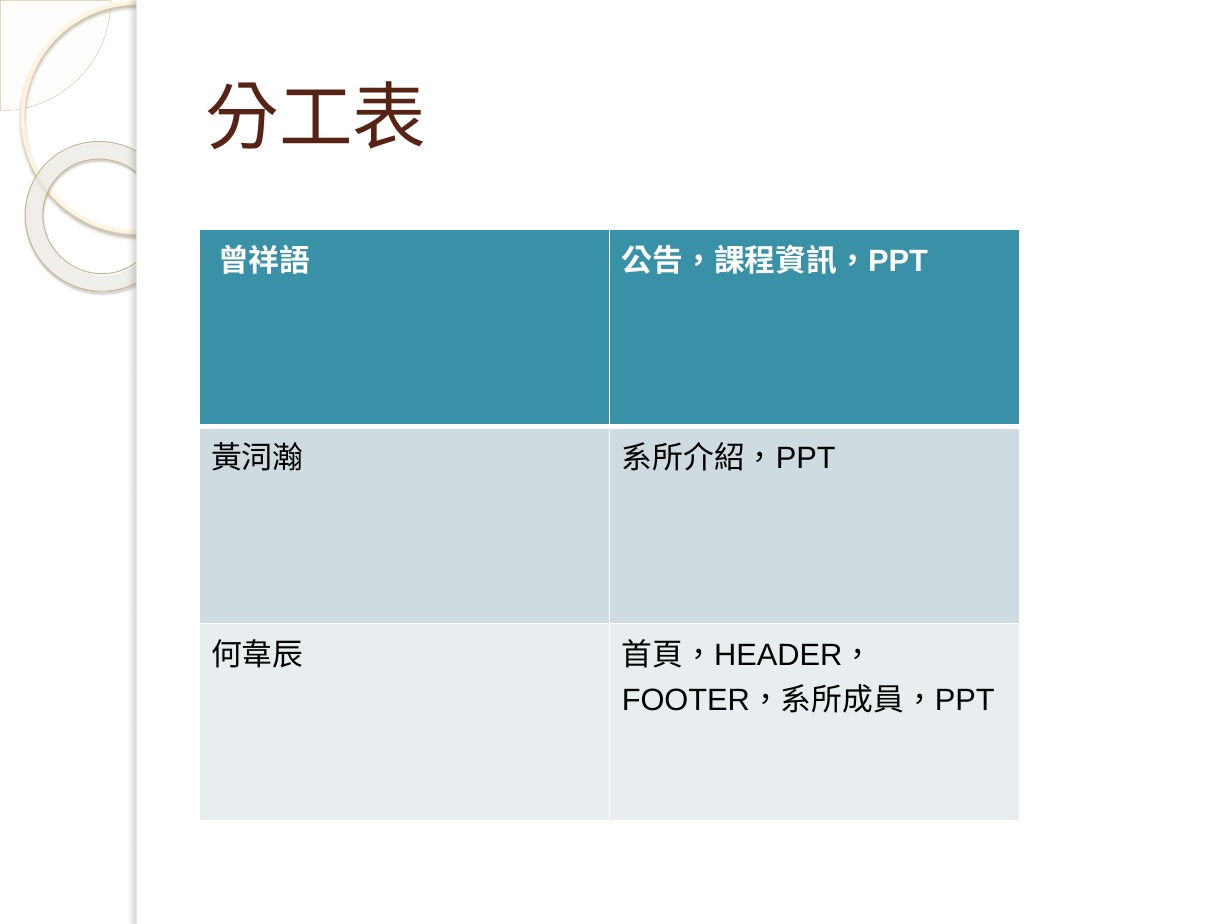
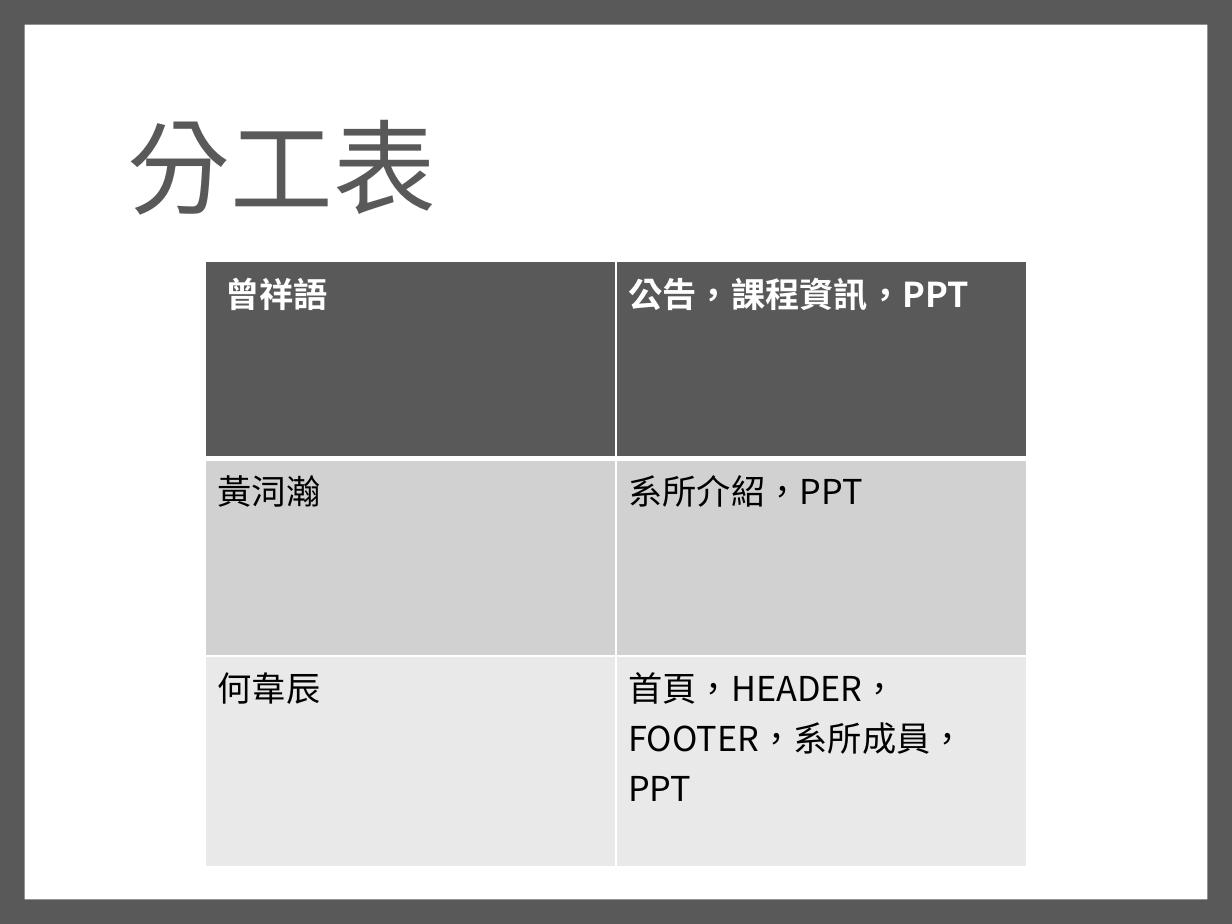
Before and after one commit to asdzxc55888/F2E-project, a slide deck: slide 14 of F2E MID/真·資工系網V3.pptx (slide 18 before the commit). Drawn at 1232x924 pixels with LibreOffice and Linux fonts; fonts in the diff are those of the drawing; background and template pictures are left out. Boxes give left, top, right and bottom in pixels: in the first picture for what was removed or moved away, otherwise in the second. Text is boxed around its words. In the diff, an @@ line names an element or a change of style, - is before the commit and + after.

```diff
--- a/F2E MID/真·資工系網V3.pptx
+++ b/F2E MID/真·資工系網V3.pptx
@@ background picture (left out) to #595959 @@
@@ pie slice (boxed as its full ellipse) removed at [0,0,111,111] @@
@@ ellipse removed at [22,2,251,232] @@
@@ rectangle: place and size @@
-rectangle at [137,0,1232,924]
+rectangle at [25,25,1207,899]
@@ rectangle removed at [137,0,147,924] @@
@@ title "分工表": place and size @@
-title "分工表" at [206,81,427,149]
+title "分工表" at [128,119,436,215]
@@ title "分工表" at [128,119,436,215]: size 43 to 60 pt, font Cabin to Noto Sans CJK SC, text colour #572314 to #595959; line spacing 1 to 0.9 @@
@@ donut removed at [0,111,206,322] @@
@@ table at [206,261,1026,853] @@
@@ fill #3891A7 to #595959 in row 1 @@
@@ fill #CEDCE1 to #D1D1D1 in row 2 @@
@@ fill #E8EEF1 to #EAEAEA in row 3 @@
@@ size 18 to 20 pt, font Arial to Noto Sans CJK SC @@
@@ table: place and size @@
-table at [198,229,1019,821]
+table at [206,261,1026,853]
```
Also in this commit, not shown: 9 other slides changed, 4 slides added, 8 slides removed.
